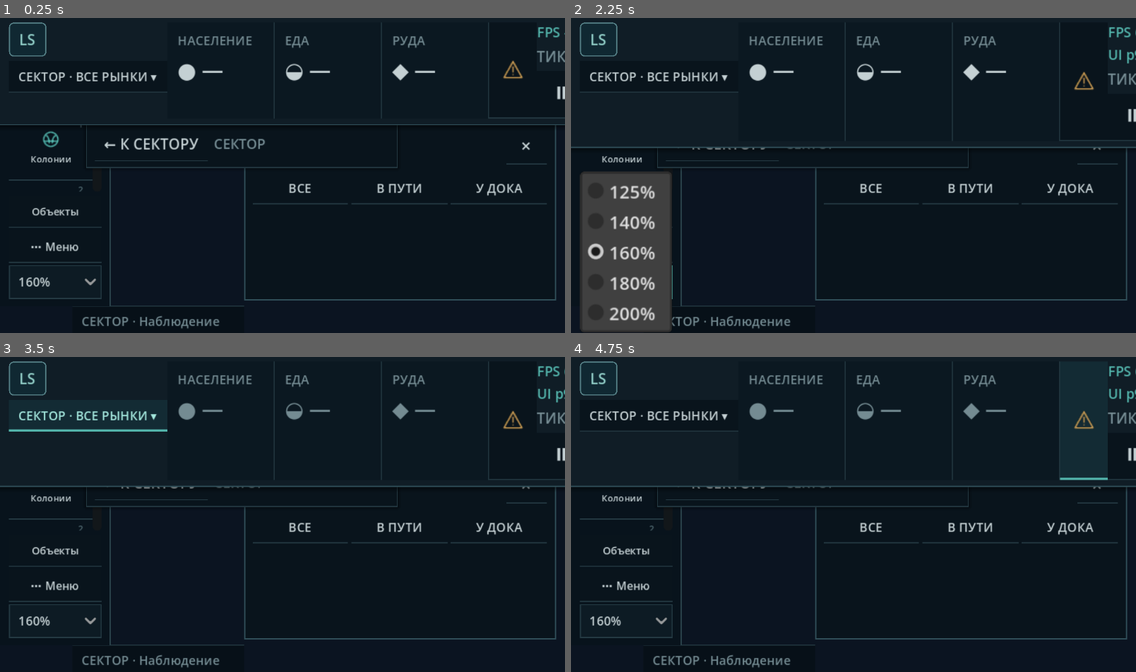
Above: before the commit, frames 1-4 (two rows, left to right).
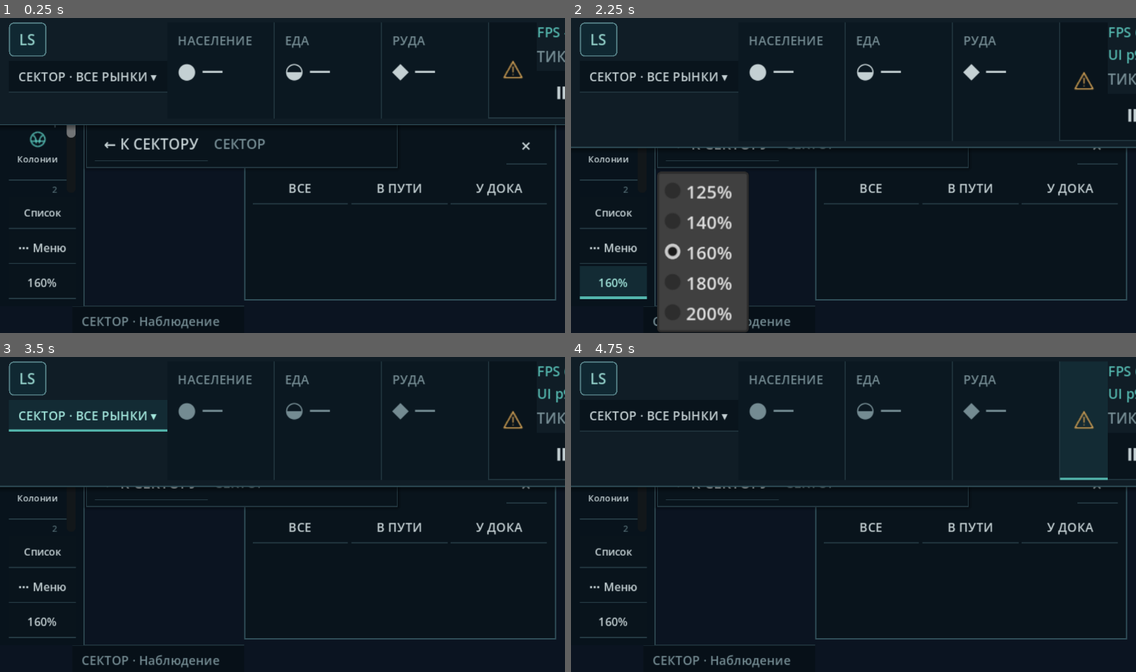
Above: after the commit, the same moments.

Repository: Mefits/Living-Sector
Game: Godot game, scene res://scenes/main.tscn
Two runs of this game, one before a commit and one after it. Both use one fixed random seed, a clock stepped at 60 frames per second and the inputs below.
Inputs (mouse positions are in pixels of both pictures, inside the frame that each line leads up to):
- Up to frame 1 (0.25 s): no input
- Up to frame 2 (2.25 s): click (627, 210) at 0.5 s, where only the run before the commit has a clickable "Объекты"; click (616, 213) at 1.25 s, where only the run after the commit has a clickable "Список"; click "160%" at 2 s
- Up to frame 3 (3.5 s): click "СЕКТОР · ВСЕ РЫНКИ ▾" at 2.75 s
- Up to frame 4 (4.75 s): click (1085, 420) at 3.5 s; click "0" at 4.25 s

The runs differ from the first frame. In frame 1, 1.4% of the frame differs, in the area x 1-20%, y 34-92%; in frame 2, 14%, in the area x 1-32%, y 41-100%; in frame 3, 1.1%; in frame 4, 1.1%.

Commit message:
Match Figma 64px rail exactly by replacing minimum-width scale OptionButton with compact popup

Diff:
--- a/godot/scripts/view/strategy_ui.gd
+++ b/godot/scripts/view/strategy_ui.gd
@@ -93,6 +93,8 @@
 var _tabs_signature: String = ""
 var _cards_signature: String = ""
 var _ui_scale_menu: OptionButton
+var _scale_button: Button
+var _scale_popup: PopupMenu
 var _status_text: String = ""
 var _diagnostic_text: String = ""
 var _selected_name: String = ""
@@ -473,7 +475,7 @@
     var bottom := VBoxContainer.new()
     bottom.add_theme_constant_override("separation", 2)
     column.add_child(bottom)
-    var objects := _button("Объекты", _toggle_outliner, 9)
+    var objects := _button("Список", _toggle_outliner, 9)
     objects.tooltip_text = "Показать или скрыть правый аутлайнер"
     objects.custom_minimum_size.y = 29
     bottom.add_child(objects)
@@ -481,22 +483,30 @@
     _tools_button.tooltip_text = "Журнал, карта, сохранение и загрузка"
     _tools_button.custom_minimum_size.y = 29
     bottom.add_child(_tools_button)
+    # OptionButton inside a 64px PanelContainer forced its minimum width
+    # to 98px. Keep the compatibility picker for tests, but render a
+    # compact scale button and a native popup outside layout sizing.
     _ui_scale_menu = OptionButton.new()
-    _ui_scale_menu.tooltip_text = "Размер интерфейса 125–200%; сохраняется"
-    _ui_scale_menu.add_theme_font_size_override("font_size", 11)
-    _ui_scale_menu.add_theme_color_override("font_color", TEXT)
-    _ui_scale_menu.add_theme_stylebox_override("normal", _style(BG2))
-    _ui_scale_menu.add_theme_stylebox_override("hover",
-        _style(Color("#183239"), TEAL))
-    _ui_scale_menu.add_theme_stylebox_override("pressed",
-        _style(Color("#183239"), TEAL))
-    _ui_scale_menu.custom_minimum_size.y = 30
+    _ui_scale_menu.visible = false
     for percent in [125, 140, 160, 180, 200]:
         _ui_scale_menu.add_item("%d%%" % percent)
     _ui_scale_menu.select(clampi(int(_game.get("_ui_scale_index"))
         if _game != null else 2, 0, _ui_scale_menu.item_count - 1))
     _ui_scale_menu.item_selected.connect(_set_ui_scale)
-    bottom.add_child(_ui_scale_menu)
+    add_child(_ui_scale_menu)
+    _scale_button = _button(
+        _ui_scale_menu.get_item_text(_ui_scale_menu.selected),
+        _show_scale_choices, 10)
+    _scale_button.custom_minimum_size.y = 29
+    _scale_button.tooltip_text = "Выбор размера интерфейса (125–200%)"
+    bottom.add_child(_scale_button)
+    _scale_popup = PopupMenu.new()
+    for i in range(_ui_scale_menu.item_count):
+        _scale_popup.add_radio_check_item(
+            _ui_scale_menu.get_item_text(i), i)
+        _scale_popup.set_item_checked(i, i == _ui_scale_menu.selected)
+    _scale_popup.id_pressed.connect(_choose_scale)
+    _rail.add_child(_scale_popup)
     _tools_menu = PopupMenu.new()
     for name in [
         "Аутлайнер", "Технические данные N39", "Наблюдение",
@@ -505,6 +515,19 @@
         _tools_menu.add_item(name)
     _tools_menu.id_pressed.connect(_on_tools_selected)
     _rail.add_child(_tools_menu)
+
+func _show_scale_choices() -> void:
+    if _scale_button == null or _scale_popup == null:
+        return
+    var origin: Vector2 = _scale_button.get_screen_transform().origin
+    _scale_popup.position = Vector2i(origin + Vector2(RAIL_W + 4, -80))
+    _scale_popup.popup()
+
+func _choose_scale(index: int) -> void:
+    if _ui_scale_menu == null or index < 0 or index >= _ui_scale_menu.item_count:
+        return
+    _ui_scale_menu.select(index)
+    _set_ui_scale(index)
 
 func _show_nav_tools() -> void:
     if _tools_button == null or _tools_menu == null:
@@ -872,6 +895,13 @@
         details)
 
 func _set_ui_scale(index: int) -> void:
+    if _ui_scale_menu != null and index >= 0 and index < _ui_scale_menu.item_count:
+        _ui_scale_menu.select(index)
+        if _scale_button != null:
+            _scale_button.text = _ui_scale_menu.get_item_text(index)
+        if _scale_popup != null:
+            for i in range(_scale_popup.item_count):
+                _scale_popup.set_item_checked(i, i == index)
     if _game != null:
         _game.call("_change_ui_scale", index)
 
